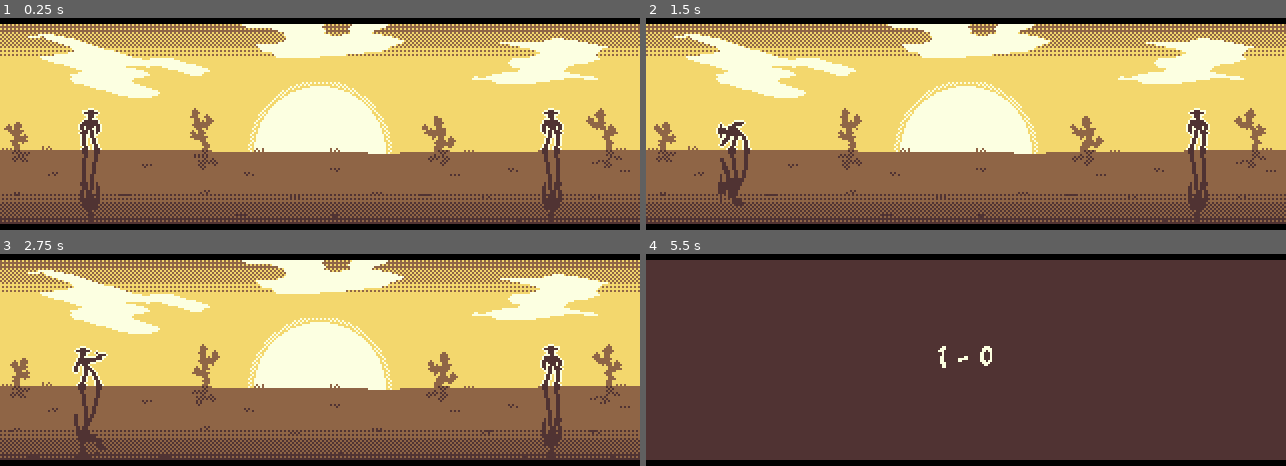
Above: before the commit, frames 1-4 (two rows, left to right).
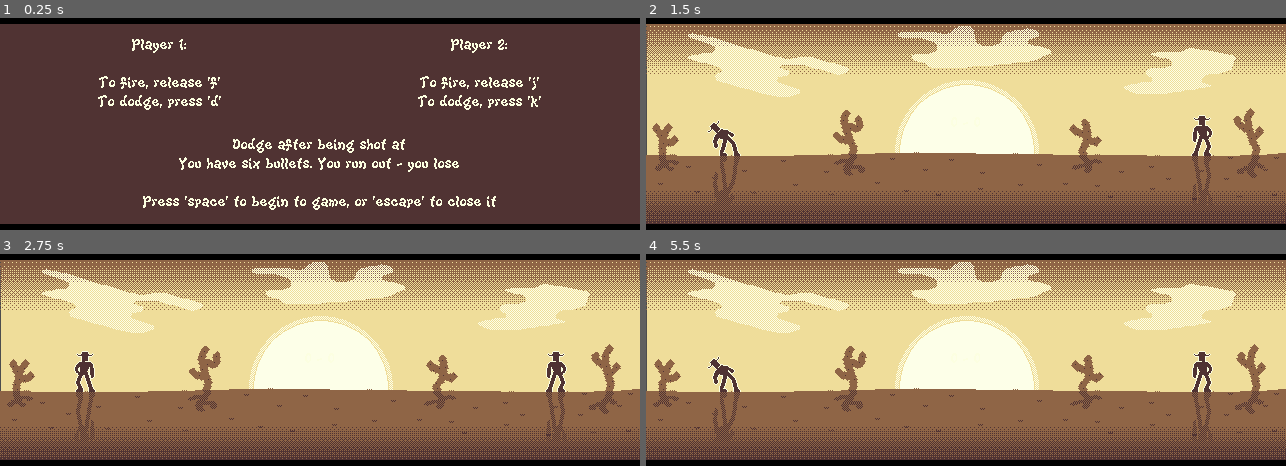
Above: after the commit, the same moments.

Repository: t3chno8uddha/it-s-a-mild-mild-mild-mild-west
Game: Godot game, scene res://nodes/gameplay.gd.tscn
The game is run twice, just before and just after one commit, with the same random seed, the same clock (stepped at 60 frames per second) and the same inputs.
Inputs:
- Up to frame 1 (0.25 s): no input
- Up to frame 2 (1.5 s): tap D (1_dodge) at 0.5, 1.35 s; hold Space 0.53-1.28 s
- Up to frame 3 (2.75 s): tap Space at 1.52, 1.55, 1.82 s; hold Space from 2.03 s (still down); tap F (1_fire) at 2.1 s
- Up to frame 4 (5.5 s): release Space at 2.78 s; tap K (2_dodge) at 2.85 s; tap Space at 3.02, 3.05, 3.32, 4.35, 4.52, 4.82 s; hold Space 3.53-4.28 s; tap J (2_fire) at 3.6 s; tap Escape at 4.15 s; hold Space from 5.03 s (still down); tap D (1_dodge) at 5.1 s

The runs differ from the first frame. In frame 1, 85% of the frame differs, in the area x 0-100%, y 2-97%; in frame 2, 57%; in frame 3, 55%; in frame 4, 85%.

Commit message:
more graphics changes and QOL

Diff:
--- a/code/game.gd
+++ b/code/game.gd
@@ -1,4 +1,7 @@
 extends Node
+
+var tutorial = true
+var tutorial_closed = false
 
 enum p_status {idle, fired, dodged, dead, flash, empty}
 var p = { "1": p_status.idle, "2": p_status.idle }
@@ -26,7 +29,6 @@
 
 @export var t_timer = 0.75
 var timed = false
-
 
 func _ready():
 	fire_effects = [
@@ -43,21 +45,28 @@
 	thud_effect = [ preload("res://assets/sfx/thud.mp3") ]
 
 func _process(_delta):
-	_get_input("1")
-	_get_input("2")
-
-	_animate("1")
-	_animate("2")
+	if !tutorial:
+		_get_input("1")
+		_get_input("2")
+
+		_animate("1")
+		_animate("2")
+	elif tutorial_closed:
+		$tutorial.queue_free()
+		tutorial = false
 
 	if !timed: _flip()
+
+	if Input.is_key_pressed(KEY_SPACE): tutorial_closed = true
+	elif Input.is_key_pressed(KEY_ESCAPE): get_tree().quit()
 
 func _flip():
 	timed = true
 	await get_tree().create_timer(t_timer).timeout
 
 	$environment_bg/sun.flip_h = !$environment_bg/sun.flip_h
-	$environment_bg/ground_d.flip_h = !$environment_bg/ground_d.flip_h
-	$environment_bg/sky_d.flip_h = !$environment_bg/sky_d.flip_h
+	#$environment_bg/ground_d.flip_h = !$environment_bg/ground_d.flip_h
+	#$environment_bg/sky_d.flip_h = !$environment_bg/sky_d.flip_h
 
 	timed = false
 
@@ -145,6 +154,8 @@
 				#print (action)
 				if p["1"] == p_status.fired:	_hit("2", "1")
 
+		action = ""
+
 		action_playing = false
 
 	await get_tree().create_timer(t_cooldown - t_window).timeout
--- a/nodes/gameplay.gd.tscn
+++ b/nodes/gameplay.gd.tscn
@@ -1,15 +1,13 @@
-[gd_scene load_steps=23 format=3 uid="uid://chm7lsmrtbteh"]
+[gd_scene load_steps=21 format=3 uid="uid://chm7lsmrtbteh"]
 
 [ext_resource type="Script" path="res://code/game.gd" id="1_8mbv1"]
 [ext_resource type="Texture2D" uid="uid://do4cvj6dqciiw" path="res://assets/2d/environment/env_sky.png" id="2_4ukku"]
 [ext_resource type="Texture2D" uid="uid://0nie14onweff" path="res://assets/2d/environment/env_sun.png" id="3_8g53a"]
 [ext_resource type="Texture2D" uid="uid://cv1ai6dg28wk6" path="res://assets/2d/environment/env_sky_d.png" id="3_suan0"]
-[ext_resource type="Texture2D" uid="uid://byhxkguu3xxy" path="res://assets/2d/environment/clouds/cloud_1.png" id="5_lvcsv"]
 [ext_resource type="Texture2D" uid="uid://dwg3060ltb8cy" path="res://assets/2d/environment/env_ground.png" id="6_dvbg7"]
-[ext_resource type="Texture2D" uid="uid://dfa4qxbu8gamy" path="res://assets/2d/environment/clouds/cloud_2.png" id="6_hamrl"]
 [ext_resource type="Texture2D" uid="uid://bowfoatd0lgc0" path="res://assets/2d/environment/env_backdrop.png" id="7_4kut0"]
-[ext_resource type="Texture2D" uid="uid://cmdq7kk73t56n" path="res://assets/2d/environment/clouds/cloud_3.png" id="7_7cou4"]
 [ext_resource type="Texture2D" uid="uid://b25w4vkk6yjg" path="res://assets/2d/environment/env_grass.png" id="8_oovwd"]
+[ext_resource type="Texture2D" uid="uid://ddn0vx41gwxj" path="res://assets/2d/environment/env_clouds.png" id="9_0h1xr"]
 [ext_resource type="Texture2D" uid="uid://cpq12vml8o75t" path="res://assets/2d/environment/env_flash.png" id="9_4oidt"]
 [ext_resource type="Texture2D" uid="uid://byw6138iiifra" path="res://assets/2d/environment/env_ground_d.png" id="10_cv04f"]
 [ext_resource type="Texture2D" uid="uid://h5ivhbyxndyj" path="res://assets/2d/cowboy.png" id="10_vcmm1"]
@@ -18,14 +16,14 @@
 [ext_resource type="FontFile" uid="uid://ba6m8n7vv6hy2" path="res://assets/fonts/KiwiSoda.ttf" id="12_bqisi"]
 [ext_resource type="AudioStream" uid="uid://c5n2d322yig2n" path="res://assets/bgm/two-guns-one-destiny.mp3" id="15_mlag0"]
 
-[sub_resource type="Animation" id="Animation_2d0bf"]
-resource_name = "skew_cacti"
+[sub_resource type="Animation" id="Animation_ms03n"]
+resource_name = "cacti_sway"
 length = 4.0
 loop_mode = 2
 tracks/0/type = "value"
 tracks/0/imported = false
 tracks/0/enabled = true
-tracks/0/path = NodePath("../background_animator/backdrop:skew")
+tracks/0/path = NodePath("environment_bg/cacti_animator/backdrop:skew")
 tracks/0/interp = 1
 tracks/0/loop_wrap = true
 tracks/0/keys = {
@@ -35,9 +33,9 @@
 "values": [-0.174533, 0.174533]
 }
 
-[sub_resource type="AnimationLibrary" id="AnimationLibrary_jowtq"]
+[sub_resource type="AnimationLibrary" id="AnimationLibrary_ktadt"]
 _data = {
-"skew_cacti": SubResource("Animation_2d0bf")
+"cacti_sway": SubResource("Animation_ms03n")
 }
 
 [sub_resource type="LabelSettings" id="LabelSettings_a17q8"]
@@ -59,6 +57,7 @@
 
 [node name="sky" type="Sprite2D" parent="environment_bg"]
 texture_filter = 1
+position = Vector2(1, 0)
 texture = ExtResource("2_4ukku")
 
 [node name="sky_d" type="Sprite2D" parent="environment_bg"]
@@ -67,25 +66,9 @@
 
 [node name="sun" type="Sprite2D" parent="environment_bg"]
 texture_filter = 1
+position = Vector2(1, 0)
 texture = ExtResource("3_8g53a")
 
-[node name="clouds" type="Node" parent="environment_bg"]
-
-[node name="cloud_1" type="Sprite2D" parent="environment_bg/clouds"]
-texture_filter = 1
-position = Vector2(-101, -29)
-texture = ExtResource("5_lvcsv")
-
-[node name="cloud_2" type="Sprite2D" parent="environment_bg/clouds"]
-texture_filter = 1
-position = Vector2(2, -44)
-texture = ExtResource("6_hamrl")
-
-[node name="cloud_3" type="Sprite2D" parent="environment_bg/clouds"]
-texture_filter = 1
-position = Vector2(110, -32)
-texture = ExtResource("7_7cou4")
-
 [node name="ground" type="Sprite2D" parent="environment_bg"]
 texture_filter = 1
 texture = ExtResource("6_dvbg7")
@@ -94,24 +77,26 @@
 texture_filter = 1
 texture = ExtResource("10_cv04f")
 
-[node name="background_animator" type="AnimationPlayer" parent="environment_bg"]
-reset_on_save = false
-root_node = NodePath("../clouds")
+[node name="cacti_animator" type="AnimationPlayer" parent="environment_bg"]
+root_node = NodePath("../..")
 libraries = {
-"": SubResource("AnimationLibrary_jowtq")
+"": SubResource("AnimationLibrary_ktadt")
 }
-autoplay = "skew_cacti"
-
-[node name="backdrop" type="Sprite2D" parent="environment_bg/background_animator"]
-texture_filter = 1
-position = Vector2(0, 13)
-skew = -1.56905
+autoplay = "cacti_sway"
+
+[node name="backdrop" type="Sprite2D" parent="environment_bg/cacti_animator"]
+texture_filter = 1
+position = Vector2(0, 32)
 texture = ExtResource("7_4kut0")
-offset = Vector2(0, -13)
+offset = Vector2(0, -32)
 
 [node name="grass" type="Sprite2D" parent="environment_bg"]
 texture_filter = 1
 texture = ExtResource("8_oovwd")
+
+[node name="clouds" type="Sprite2D" parent="environment_bg"]
+texture_filter = 1
+texture = ExtResource("9_0h1xr")
 
 [node name="flash" type="Sprite2D" parent="."]
 visible = false
@@ -120,16 +105,16 @@
 
 [node name="player_1" type="Sprite2D" parent="."]
 texture_filter = 1
-position = Vector2(-115, 13)
+position = Vector2(-240, 32)
 texture = ExtResource("10_vcmm1")
-offset = Vector2(0, 8)
+offset = Vector2(0, 20)
 hframes = 6
 
 [node name="player_2" type="Sprite2D" parent="."]
 texture_filter = 1
-position = Vector2(116, 13)
+position = Vector2(241, 32)
 texture = ExtResource("10_vcmm1")
-offset = Vector2(0, 8)
+offset = Vector2(0, 20)
 flip_h = true
 hframes = 6
 
@@ -154,6 +139,53 @@
 volume_db = -6.0
 autoplay = true
 
+[node name="tutorial" type="Node" parent="."]
+
+[node name="screen" type="Sprite2D" parent="tutorial"]
+modulate = Color(0.313619, 0.199802, 0.199802, 1)
+texture_filter = 1
+texture = ExtResource("11_go2d0")
+
+[node name="p1_tutorial" type="Label" parent="tutorial"]
+offset_left = -320.0
+offset_top = -100.0
+text = "Player 1:
+
+To fire, release 'f'
+To dodge, press 'd'"
+label_settings = SubResource("LabelSettings_a17q8")
+horizontal_alignment = 1
+vertical_alignment = 1
+
+[node name="p2_tutorial" type="Label" parent="tutorial"]
+anchors_preset = -1
+offset_top = -100.0
+offset_right = 320.0
+grow_horizontal = 0
+grow_vertical = 2
+text = "Player 2:
+
+To fire, release 'j'
+To dodge, press 'k'"
+label_settings = SubResource("LabelSettings_a17q8")
+horizontal_alignment = 1
+vertical_alignment = 1
+
+[node name="start" type="Label" parent="tutorial"]
+anchors_preset = -1
+offset_left = -320.0
+offset_right = 320.0
+offset_bottom = 100.0
+grow_horizontal = 0
+grow_vertical = 2
+text = "Dodge after being shot at
+You have six bullets. You run out - you lose
+
+Press 'space' to begin to game, or 'escape' to close it"
+label_settings = SubResource("LabelSettings_a17q8")
+horizontal_alignment = 1
+vertical_alignment = 1
+
 [node name="environment_fg" type="Node" parent="."]
 
 [node name="cylinder_1" type="Sprite2D" parent="environment_fg"]
@@ -193,10 +225,4 @@
 
 [node name="bars" type="Sprite2D" parent="environment_fg"]
 texture_filter = 1
-position = Vector2(0, 8)
 texture = ExtResource("11_w4imi")
-
-[node name="bars2" type="Sprite2D" parent="environment_fg"]
-texture_filter = 1
-position = Vector2(0, -8)
-texture = ExtResource("11_w4imi")
--- a/project.godot
+++ b/project.godot
@@ -17,8 +17,8 @@
 
 [display]
 
-window/size/viewport_width=320
-window/size/viewport_height=180
+window/size/viewport_width=640
+window/size/viewport_height=360
 window/stretch/mode="viewport"
 window/stretch/scale_mode="integer"
 window/vsync/vsync_mode=0
Binary file changed: assets/2d/cowboy.png
Binary file removed: assets/2d/environment/clouds/cloud_1.png
Not shown, removed: assets/2d/environment/clouds/cloud_1.png.import
Binary file removed: assets/2d/environment/clouds/cloud_2.png
Not shown, removed: assets/2d/environment/clouds/cloud_2.png.import
Binary file removed: assets/2d/environment/clouds/cloud_3.png
Not shown, removed: assets/2d/environment/clouds/cloud_3.png.import
Binary file changed: assets/2d/environment/env_backdrop.png
Binary file changed: assets/2d/environment/env_bar.png
Binary file added: assets/2d/environment/env_clouds.png
Not shown, added: assets/2d/environment/env_clouds.png.import
Binary file changed: assets/2d/environment/env_flash.png
(and 13 more such lines)
